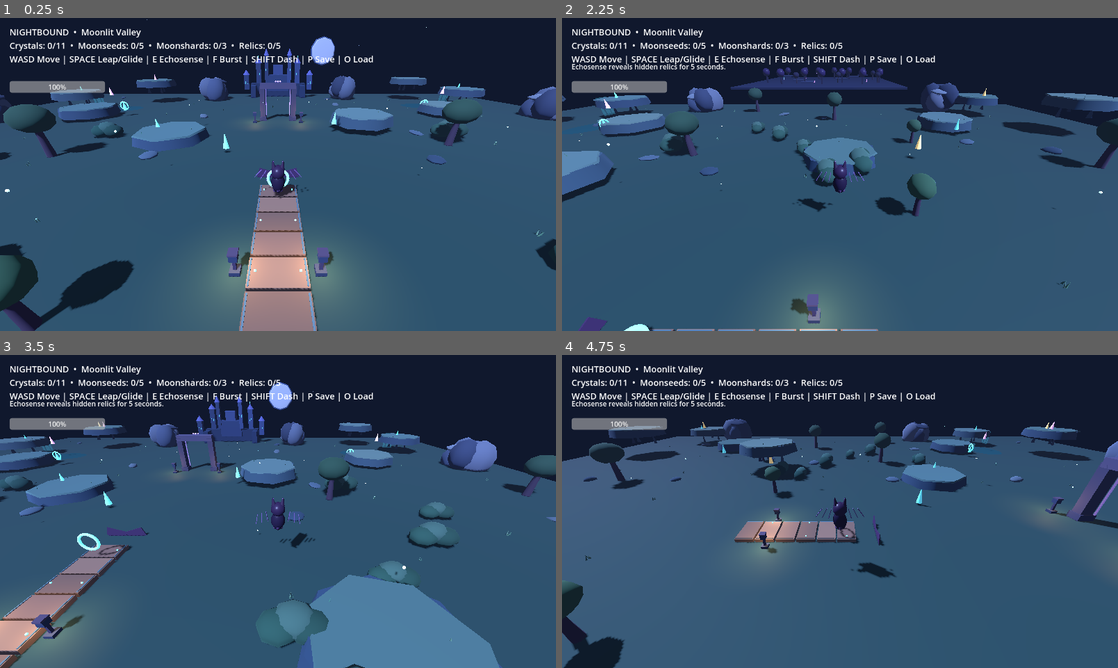
Above: before the commit, frames 1-4 (two rows, left to right).
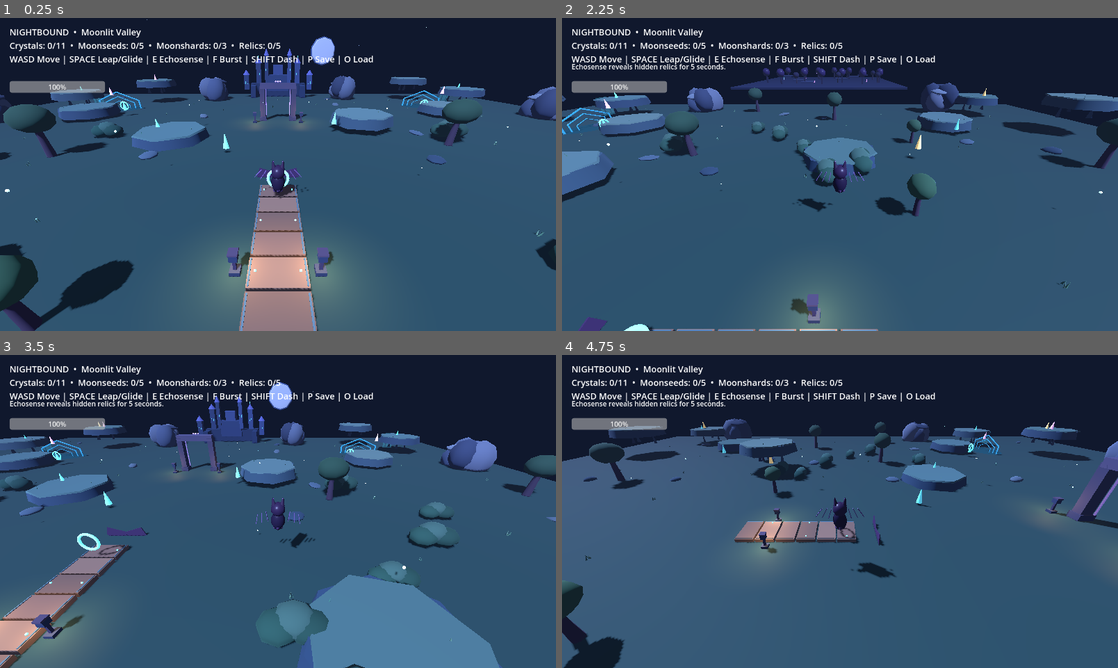
Above: after the commit, the same moments.

Repository: Dynamon91/nightbound
Game: Godot game, scene res://scenes/main.tscn
Two runs of this game, one before a commit and one after it. Both use one fixed random seed, a clock stepped at 60 frames per second and the inputs below.
Inputs:
- Up to frame 1 (0.25 s): no input
- Up to frame 2 (2.25 s): hold D (move_right) 0.53-1.28 s; tap F (burst) at 0.6 s; tap Space (jump) at 0.77, 1.52 s; hold S (move_back) 1.28-2.03 s; tap E (echosense) at 1.35 s; hold D (move_right) from 2.03 s (still down); tap Shift (shadow_dash) at 2.1 s
- Up to frame 3 (3.5 s): release D (move_right) at 2.78 s; hold W (move_forward) from 2.78 s (still down); tap F (burst) at 2.85 s; tap Space (jump) at 3.02 s
- Up to frame 4 (4.75 s): release W (move_forward) at 3.53 s; hold A (move_left) from 3.53 s (still down); tap E (echosense) at 3.6 s; tap Space (jump) at 3.77, 4.52 s; tap Shift (shadow_dash) at 4.35 s

The runs differ from the first frame. In frame 1, 0.1% of the frame differs, in the area x 17-80%, y 23-29%; in frame 2, 0.1%; in frame 3, 0.1%, in the area x 7-68%, y 26-33%; in frame 4, less than 0.1%.
Error before the commit: Invalid assignment of property or key 'radial_segments' with value of type 'int' on a base object of type 'TorusMesh'. (res://scripts/main.gd:198)

Commit message:
fix: use TorusMesh ring_segments for water ripples

Diff:
--- a/scripts/main.gd
+++ b/scripts/main.gd
@@ -195,7 +195,7 @@
 		var ripple_mesh:=TorusMesh.new()
 		ripple_mesh.inner_radius=.92
 		ripple_mesh.outer_radius=1.0
-		ripple_mesh.radial_segments=24
+		ripple_mesh.ring_segments=24
 		ripple_mesh.rings=6
 		ripple.mesh=ripple_mesh
 		ripple.rotation.x=PI*.5
